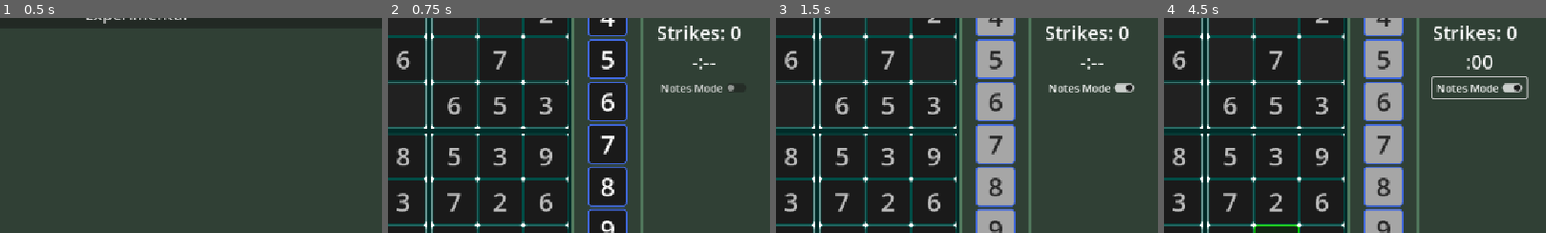
Above: before the commit, frames 1-4 (left to right).
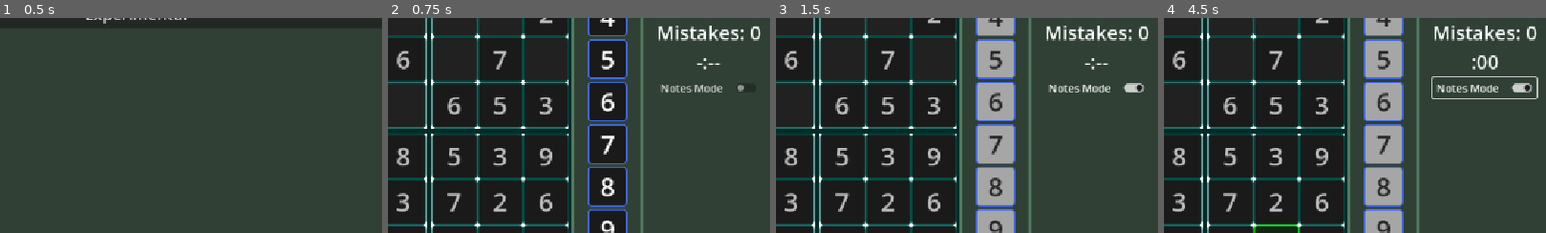
Above: after the commit, the same moments.

Repository: ignacio-w/sudoku
Game: Godot game, scene res://scenes/ui/main_menu.tscn
Same seed, same stepped clock (60 frames per second), same inputs: the game is played once before the commit and once after it.
Inputs (mouse positions are % of the whole screen's width and height, from its top left):
- Up to frame 1 (0.5 s): no input
- Up to frame 2 (0.75 s): click "Easy" at 0.5 s
- Up to frame 3 (1.5 s): click "Notes Mode" at 1.25 s
- Up to frame 4 (4.5 s): tap Enter at 2, 3.5 s; move the mouse to (4, 6) at 2.02 s; hold Right (ui_right) 2.03-2.78 s; click (4, 6) at 2.17 s; tap Space (ui_select) at 2.27, 2.75, 3.02, 4.25 s; move the mouse to (10, 6) at 2.77 s; hold Down (ui_down) 2.78-3.53 s; click (10, 6) at 2.92 s; move the mouse to (15, 6) at 3.52 s; hold Right (ui_right) 3.53-4.28 s; click (15, 6) at 3.67 s; move the mouse to (4, 17) at 4.27 s; hold Up (ui_up) from 4.28 s (still down); click (4, 17) at 4.42 s
The pictures show only the part of the screen within x 32-82%, y 40-90%; the shares and areas given below are measured in that part.

Frame 1 is identical in both runs. In frame 2, 1.2% of the frame differs, in the area x 70-98%, y 3-35%; in frame 3, 1.4%; in frame 4, 1.8%, in the area x 70-98%, y 3-38%.

Commit message:
Renamed mistakes, adjusted colors

Diff:
--- a/scenes/game.gd
+++ b/scenes/game.gd
@@ -60,8 +60,8 @@
 		cell.cell_highlighted.emit(cell)
 	else:
 		# Add to mistakes
-		game.strikes += 1
-		game_ui.update_strikes(game.strikes)
+		game.mistakes += 1
+		game_ui.update_mistakes(game.mistakes)
 		# Animate number button
 		num_button.animation_player.play("incorrect")
 
--- a/scenes/ui/board/cell.gd
+++ b/scenes/ui/board/cell.gd
@@ -54,7 +54,7 @@
 	style.bg_color = Color("132613ff")
 	style.border_color = Color("00c500ff")
 	cell_styles["num_highlight"] = style.duplicate(true)
-	style.bg_color = Color("1c211cff")
+	style.bg_color = Color("212121ff")
 	style.border_color = Color("008500ff")
 	cell_styles["note_highlight"] = style.duplicate(true)
 
--- a/scenes/ui/gameui.gd
+++ b/scenes/ui/gameui.gd
@@ -2,7 +2,7 @@
 
 @onready var board: BoardUI = %Board
 @onready var number_selector: GridContainer = %NumberSelector
-@onready var strike_label: Label = %Strikes
+@onready var mistake_label: Label = %Mistakes
 @onready var stopwatch: Stopwatch = %Stopwatch
 
 const NUMBER_BUTTON = preload("uid://lvsotrxoqrq6")
@@ -11,7 +11,7 @@
 signal num_input_requested(cell: Cell, num: int, is_notes_mode: bool)
 
 func _ready() -> void:
-	strike_label.text = "Strikes: 0"
+	mistake_label.text = "Mistakes: 0"
 	GameEvents.cell_value_changed.connect(_on_cell_value_changed)
 	for child in number_selector.get_children():
 		child.queue_free()
@@ -39,9 +39,9 @@
 	stopwatch.start(3)
 
 
-## Sets the strike counter to the parameter.
-func update_strikes(s: int) -> void:
-	strike_label.text = "Strikes: " + str(s)
+## Sets the mistake counter to the parameter.
+func update_mistakes(s: int) -> void:
+	mistake_label.text = "Mistakes: " + str(s)
 
 
 ## Disables number input button if 9 of specified number are found on the board.
--- a/scenes/ui/gameui.tscn
+++ b/scenes/ui/gameui.tscn
@@ -97,7 +97,7 @@
 layout_mode = 2
 alignment = 1
 
-[node name="Strikes" type="Label" parent="MarginContainer/HBoxContainer/ExtraPanelContainer/MarginContainer/HBoxContainer/VBoxContainer" unique_id=2121059670]
+[node name="Mistakes" type="Label" parent="MarginContainer/HBoxContainer/ExtraPanelContainer/MarginContainer/HBoxContainer/VBoxContainer" unique_id=2121059670]
 unique_name_in_owner = true
 layout_mode = 2
 size_flags_horizontal = 3
--- a/scenes/ui/number_button.tscn
+++ b/scenes/ui/number_button.tscn
@@ -41,7 +41,7 @@
 "times": PackedFloat32Array(0, 0.10000001, 0.20000002, 0.3),
 "transitions": PackedFloat32Array(1, 1, 1, 1),
 "update": 0,
-"values": [Color(1, 1, 1, 1), Color(1, 0, 0, 1), Color(1, 0, 0, 1), Color(1, 1, 1, 1)]
+"values": [Color(1, 1, 1, 1), Color(1, 0.19999999, 0.19999999, 1), Color(1, 0.19999999, 0.19999999, 1), Color(1, 1, 1, 1)]
 }
 
 [sub_resource type="Animation" id="Animation_vo3gj"]
@@ -57,7 +57,7 @@
 "times": PackedFloat32Array(0, 0.10000001, 0.20000002, 0.3),
 "transitions": PackedFloat32Array(1, 1, 1, 1),
 "update": 0,
-"values": [Color(1, 1, 1, 1), Color(1, 0.81666666, 0, 1), Color(1, 0.8156863, 0, 1), Color(1, 1, 1, 1)]
+"values": [Color(1, 1, 1, 1), Color(1, 0.8156863, 0, 1), Color(1, 0.8156863, 0, 1), Color(1, 1, 1, 1)]
 }
 
 [sub_resource type="AnimationLibrary" id="AnimationLibrary_ogl7k"]
--- a/scripts/sudoku.gd
+++ b/scripts/sudoku.gd
@@ -2,7 +2,7 @@
 
 var player_board: Array[Array] ## The board the player uses to play the game.
 var solution_board: Array[Array] ## The end goal of the player's board.
-var strikes: int = 0 ## The number of mistakes the player has made.
+var mistakes: int = 0 ## The number of mistakes the player has made.
 enum Difficulty {EASY, MEDIUM, HARD}
 
 
